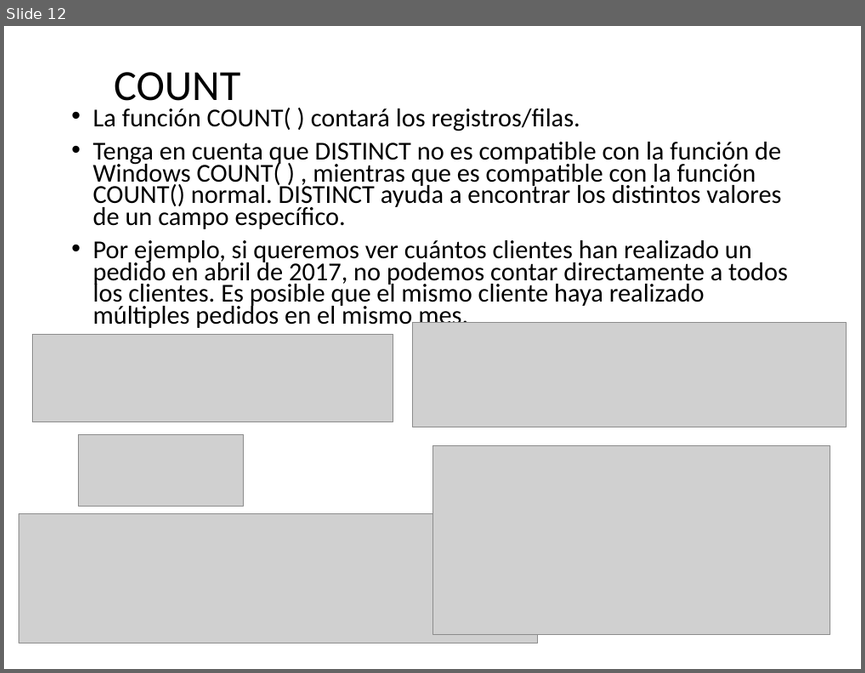
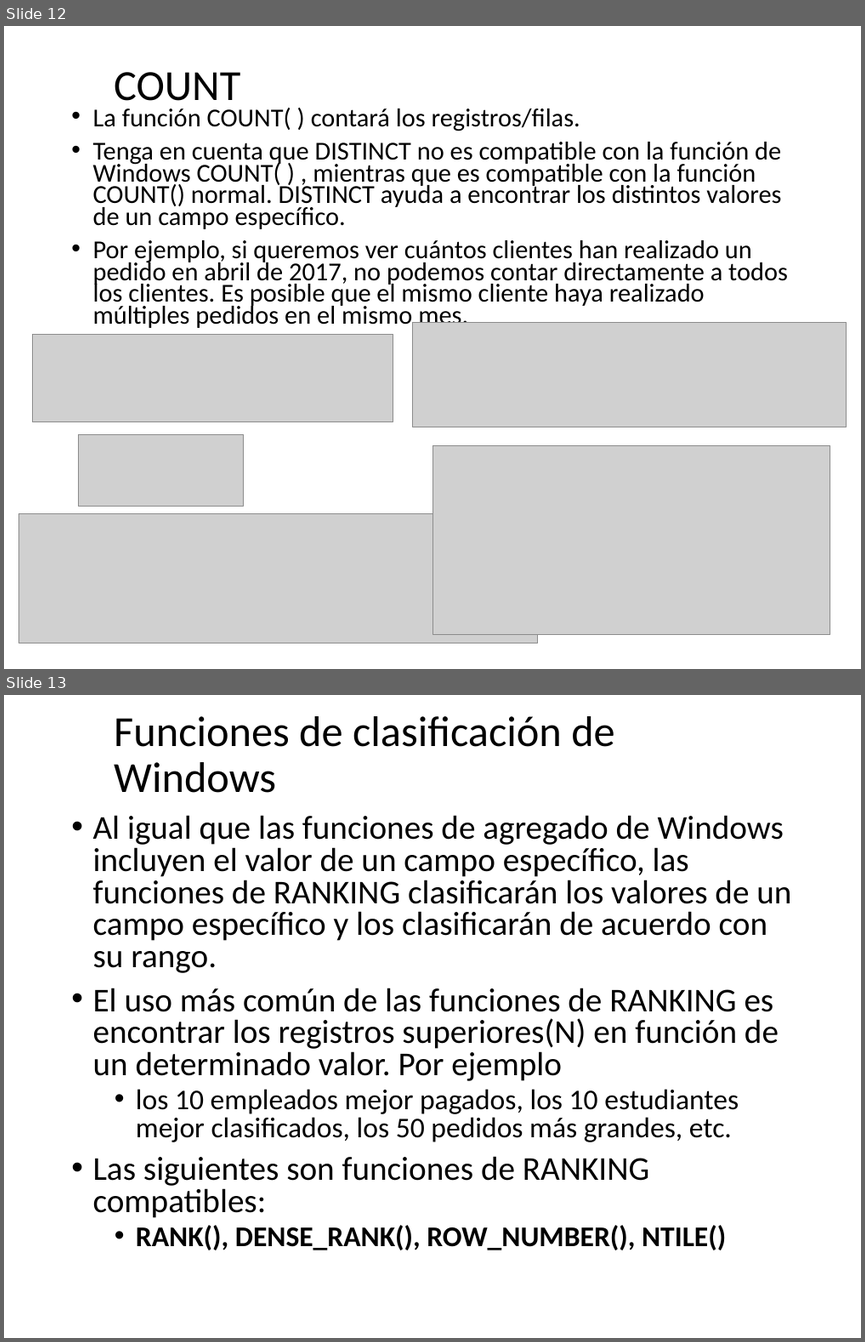
Before and after one commit to debsdaniel/expertodba2021, a slide deck: Presentaciones/Semana 8 - Windows Function.pptx. Shown one above the other, each under a label of ours: slide 12 before the commit, slides 12 and 13 after it. The pictures are 865x673 and 865x1342 pixels, drawn with LibreOffice and Linux fonts; fonts in the diff are those of the drawing; grey boxes stand for pictures; background and template pictures are left out. Boxes give left, top, right and bottom in pixels: in the first picture for what was removed or moved away, otherwise in the second. Text is boxed around its words. In the diff, an @@ line names an element or a change of style, - is before the commit and + after.

Commit message:
Presentacion Semana 8 - Windows Functions

```diff
--- a/Presentaciones/Semana 8 - Windows Function.pptx
+++ b/Presentaciones/Semana 8 - Windows Function.pptx
@@ slide 13 added at bbox=[4, 695, 861, 1338], background picture (left out) @@
@@ title added at bbox=[114, 716, 615, 793], 36 pt, text #000000 @@
+Funciones de clasificación de Windows
@@ text added at bbox=[93, 815, 791, 1250], 28 pt, text #000000 @@
+• Al igual que las funciones de agregado de Windows incluyen el valor de un campo específico, las funciones de RANKING clasificarán los valores de un campo específico y los clasificarán de acuerdo con su rango.
+• El uso más común de las funciones de RANKING es encontrar los registros superiores(N) en función de un determinado valor. Por ejemplo
+  • los 10 empleados mejor pagados, los 10 estudiantes mejor clasificados, los 50 pedidos más grandes, etc.
+• Las siguientes son funciones de RANKING compatibles:
+  • RANK(), DENSE_RANK(), ROW_NUMBER(), NTILE()
```
Also in this commit, not shown: 13 other slides added.
